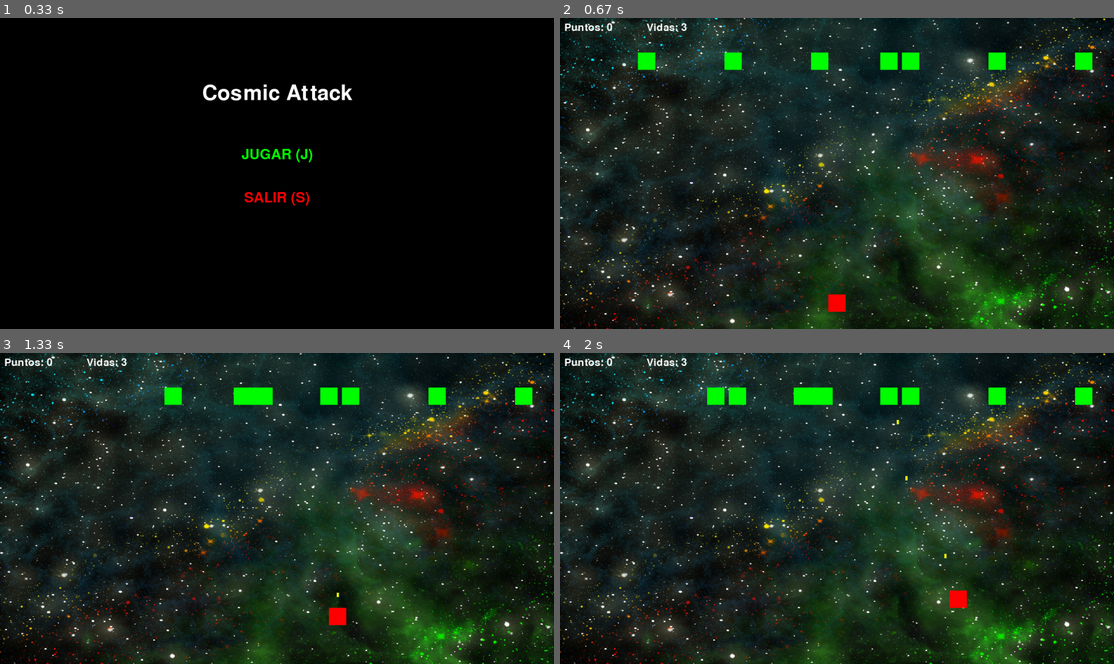
Above: before the commit, frames 1-4 (two rows, left to right).
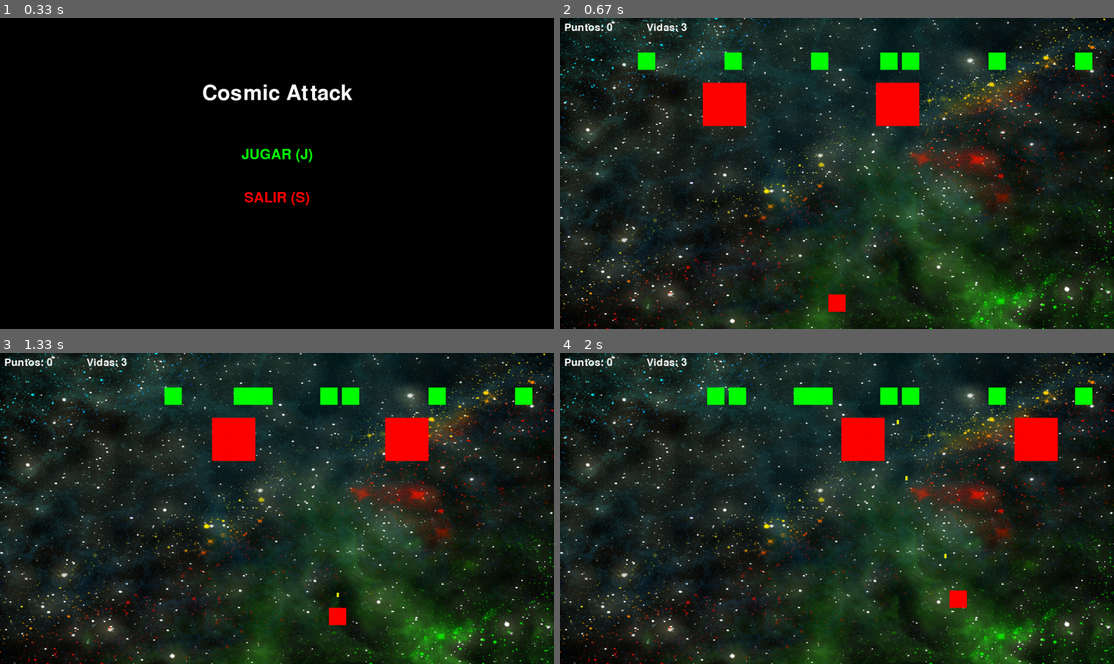
Above: after the commit, the same moments.

Repository: AdrianPTGit/Primer-intento-de-juego-con-PyGame-y-python
Game: pygame game, started from mi_juego_pygame/src/main.py
Same seed, same stepped clock (60 frames per second), same inputs: the game is played once before the commit and once after it.
Inputs:
- Up to frame 1 (0.33 s): no input
- Up to frame 2 (0.67 s): tap J at 0.33 s
- Up to frame 3 (1.33 s): hold Right 0.67-1.13 s; hold Up from 1.17 s (still down); tap Space at 1.23 s
- Up to frame 4 (2 s): release Up at 1.47 s; hold Right 1.5-1.97 s; tap Space at 1.57, 1.87 s

Frame 1 is identical in both runs. In frame 2, 2.2% of the frame differs, in the area x 25-65%, y 20-35%; in frame 3, 2.2%, in the area x 38-78%, y 20-35%; in frame 4, 2.2%.

Commit message:
Creado enemigo_2, respawn de enemigos

Diff:
--- /dev/null
+++ b/mi_juego_pygame/src/BalaEnemigo.py
@@ -0,0 +1,14 @@
+import pygame
+
+class BalaEnemigo(pygame.sprite.Sprite):
+    def __init__(self, x, y):
+        super().__init__()
+        self.image = pygame.Surface((10, 20))
+        self.image.fill((255, 255, 0))  # amarillo
+        self.rect = self.image.get_rect(center=(x, y))
+        self.velocidad = 7
+
+    def update(self):
+        self.rect.y += self.velocidad  # se mueve hacia abajo
+        if self.rect.top > 600:  # si sale de pantalla
+            self.kill()
--- /dev/null
+++ b/mi_juego_pygame/src/Enemigo_2.py
@@ -0,0 +1,38 @@
+import pygame
+from settings import *
+from BalaEnemigo import *
+
+class enemigo_2(pygame.sprite.Sprite):
+    def __init__(self,x,y):
+        super().__init__()
+        self.image = pygame.Surface((100,100))
+        self.image.fill((255,0,0))
+        self.rect = self.image.get_rect()
+        self.rect = self.image.get_rect(center=(x, y))
+        self.velocidad = 7
+        self.direccion = -1
+
+        # Atributos
+        self.velocidad = 4
+        self.direccion = 1
+        self.vida = 5  # 💖 enemigo con 3 vidas
+
+    def update(self):
+        # Mover horizontalmente
+        self.rect.x += self.velocidad * self.direccion
+
+        # Cambiar de direccion si toca los bordes de la pantalla
+        if self.rect.right >= WIDTH: # Limite derecho (WIDTH)
+            self.direccion = -1
+        elif self.rect.left <= 0:   # Limite izquierdo
+            self.direccion = 1
+
+    def recibir_daño(self, cantidad):
+        """Resta vida al enemigo y lo elimina si llega a 0."""
+        self.vida -= cantidad
+        if self.vida <= 0:
+            self.kill()  # elimina el sprite del grupo
+
+    def disparar(self, grupo_balas_enemigo):
+        bala = BalaEnemigo(self.rect.centerx, self.rect.bottom)
+        grupo_balas_enemigo.add(bala)
--- a/mi_juego_pygame/src/fuciones_juego.py
+++ b/mi_juego_pygame/src/fuciones_juego.py
@@ -1,7 +1,10 @@
 import pygame
+
+#from mi_juego_pygame.src.main import jugador, enemigos, balas
 from settings import *
 from player import Player
 from Enemigo import Enemigo
+from Enemigo_2 import *
 
 def inicializar_juego():
     jugador = Player(WIDTH // 2, HEIGHT - 60)
@@ -18,3 +21,35 @@
     balas = pygame.sprite.Group()
 
     return jugador, enemigos, todos_sprites, balas
+
+def colisiones_balas_enemigos(jugador, enemigos, balas):
+    # Detecta colisiones pero NO elimina al enemigo automáticamente
+    impactos = pygame.sprite.groupcollide(enemigos, balas, False, True)
+
+    for enemigo, lista_balas in impactos.items():
+        for bala in lista_balas:
+            # Si el enemigo tiene atributo vida, le restamos 1
+            if hasattr(enemigo, "vida"):
+                enemigo.vida -= 1
+                if enemigo.vida <= 0:
+                    enemigo.kill()
+                    # 💰 Sumar puntos según tipo de enemigo
+                    if isinstance(enemigo, enemigo_2):
+                        jugador.puntos += 30
+                    else:
+                        jugador.puntos += 10
+            else:
+                # Si no tiene atributo vida, se comporta como antes
+                enemigo.kill()
+                jugador.puntos += 10
+
+
+def generar_enemigos(num_enemigos, velocidad):
+    nuevos_enemigos = pygame.sprite.Group()
+    for i in range(num_enemigos):
+        x = 100 + i * 200  # separa los enemigos horizontalmente
+        y = 100
+        e = enemigo_2(x, y)
+        e.velocidad = velocidad  # ajusta la velocidad
+        nuevos_enemigos.add(e)
+    return nuevos_enemigos
--- a/mi_juego_pygame/src/main.py
+++ b/mi_juego_pygame/src/main.py
@@ -1,8 +1,10 @@
 import pygame, sys
+from Enemigo_2 import enemigo_2
 from settings import *
 from player import Player
 from Enemigo import Enemigo
 from fuciones_juego import *
+import BalaEnemigo
 
 pygame.init()
 pantalla = pygame.display.set_mode((WIDTH, HEIGHT))
@@ -13,6 +15,12 @@
 # --- Cargar fondo ---
 FONDO_PANTALLA_JUEGO = pygame.image.load(FONDO_PATH)
 FONDO_PANTALLA_JUEGO = pygame.transform.scale(FONDO_PANTALLA_JUEGO, (WIDTH, HEIGHT))
+
+# Velocidad base de los enemigos
+velocidad_enemigos = 4
+# Número de enemigos por oleada
+num_enemigos = 2
+
 
 # --- Función de pantalla de inicio ---
 def pantalla_inicio():
@@ -47,6 +55,19 @@
     pantalla_inicio()  # Mostrar pantalla de inicio
     jugador, enemigos, todos_sprites, balas = inicializar_juego()
 
+    # Crear dos enemigos tipo 2
+    enemigo2_1 = enemigo_2(300, 200)  # posición del primer enemigo
+    enemigo2_2 = enemigo_2(700, 200)  # posición del segundo enemigo
+
+    # Agregarlos a los grupos
+    enemigos.add(enemigo2_1, enemigo2_2)
+    todos_sprites.add(enemigo2_1, enemigo2_2)
+
+
+    # Agregarlos a los grupos
+    enemigos.add(enemigo2_1, enemigo2_2)
+    todos_sprites.add(enemigo2_1, enemigo2_2)
+
     juego_activo = True
     while juego_activo:
         clock.tick(FPS)
@@ -73,9 +94,39 @@
                 jugador.rect.center = (WIDTH//2, HEIGHT-60)
 
         # Colisiones balas-enemigos
-        impactos = pygame.sprite.groupcollide(enemigos, balas, True, True)
-        for enemigo in impactos:
-            jugador.puntos += 10
+        colisiones_balas_enemigos(jugador, enemigos, balas)
+
+        # --- Comprobar si todos los enemigos han muerto ---
+        if len(enemigos) == 0:
+            # Aumenta la velocidad para la siguiente oleada
+            velocidad_enemigos += 1
+            # Aumenta la cantidad de enemigos si quieres
+            num_enemigos += 1
+            # Genera nuevos enemigos
+            nuevos = generar_enemigos(num_enemigos, velocidad_enemigos)
+            enemigos.add(nuevos)
+            todos_sprites.add(nuevos)
+        # Grupos
+        balas_enemigos = pygame.sprite.Group()
+
+        # Dentro del bucle principal de juego
+        for enemigo in enemigos:
+        # Por ejemplo dispara cada 60 frames
+            if pygame.time.get_ticks() % 1000 < 20:  # cada segundo aprox.
+                if isinstance(enemigo, enemigo_2):
+                    enemigo.disparar(balas_enemigos)
+
+        # Actualizar balas de enemigos
+        balas_enemigos.update()
+
+        # Dibujar balas de enemigos
+        balas_enemigos.draw(pantalla)
+
+        # Colisión con jugador
+        if pygame.sprite.spritecollide(jugador, balas_enemigos, True):
+            jugador.vidas -= 1
+
+
 
         # Dibujar
         pantalla.blit(FONDO_PANTALLA_JUEGO, (0,0))
@@ -87,3 +138,6 @@
 
 pygame.quit()
 sys.exit()
+
+
+######################################## ver tema balas enemigos
